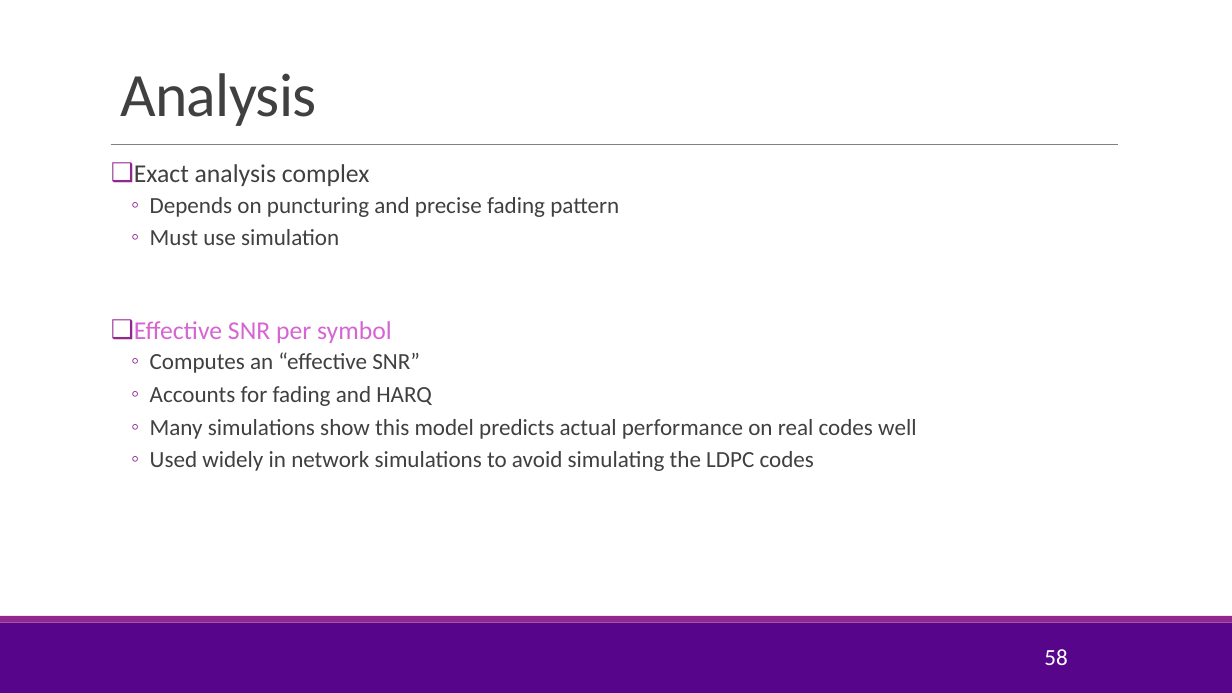
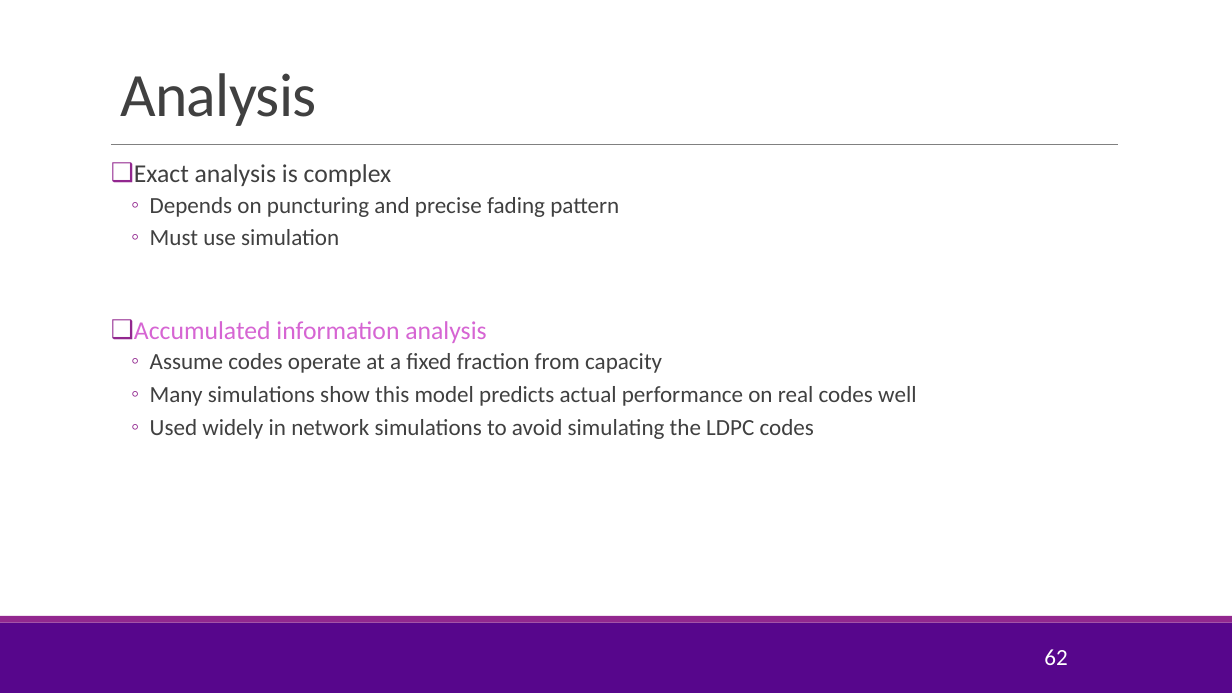
Before and after one commit to sdrangan/wirelesscomm, a slide deck: slide 62 of lectures/Unit05_AMC.pptx (slide 58 before the commit). Drawn at 1232x693 pixels with LibreOffice and Linux fonts; fonts in the diff are those of the drawing; background and template pictures are left out. Boxes give left, top, right and bottom in pixels: in the first picture for what was removed or moved away, otherwise in the second. Text is boxed around its words. In the diff, an @@ line names an element or a change of style, - is before the commit and + after.

```diff
--- a/lectures/Unit05_AMC.pptx
+++ b/lectures/Unit05_AMC.pptx
@@ text at bbox=[134, 164, 392, 186]: text changed @@
-❑ Exact analysis complex
+❑ Exact analysis is complex
@@ text at bbox=[134, 321, 662, 373]: text changed @@
-❑ Effective SNR per symbol
-  ◦ Computes an “effective SNR”
-  ◦ Accounts for fading and HARQ
+❑ Accumulated information analysis
+  ◦ Assume codes operate at a fixed fraction from capacity
@@ page number at bbox=[1044, 649, 1067, 665]: text changed @@
-58
+62
```
Also in this commit, not shown: 1 other slide changed, 10 slides added, 3 slides removed, 4 other files.
